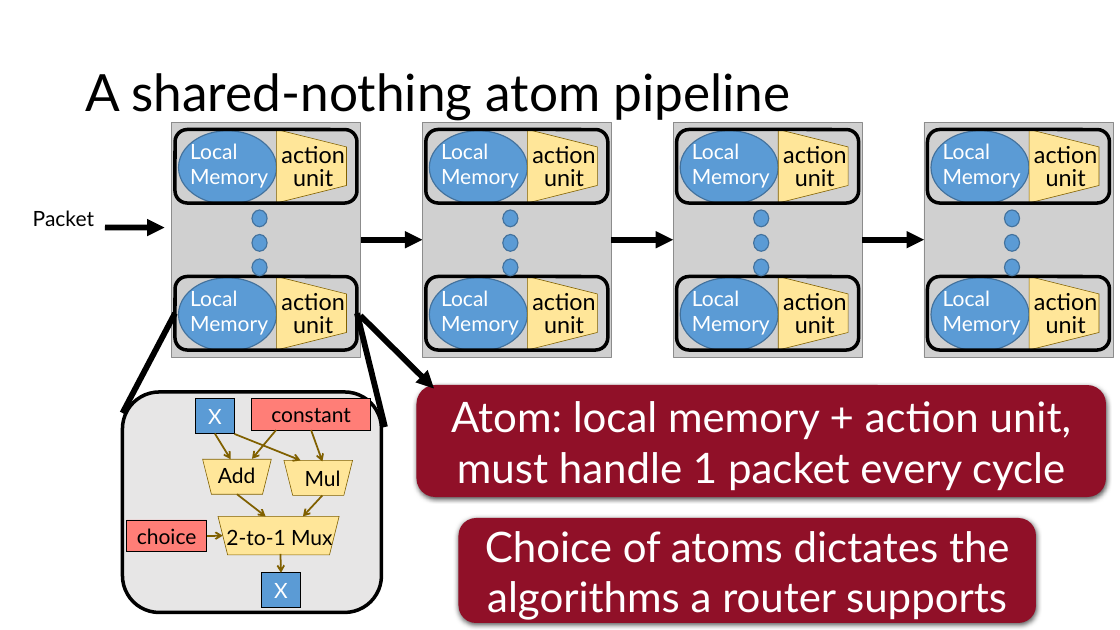
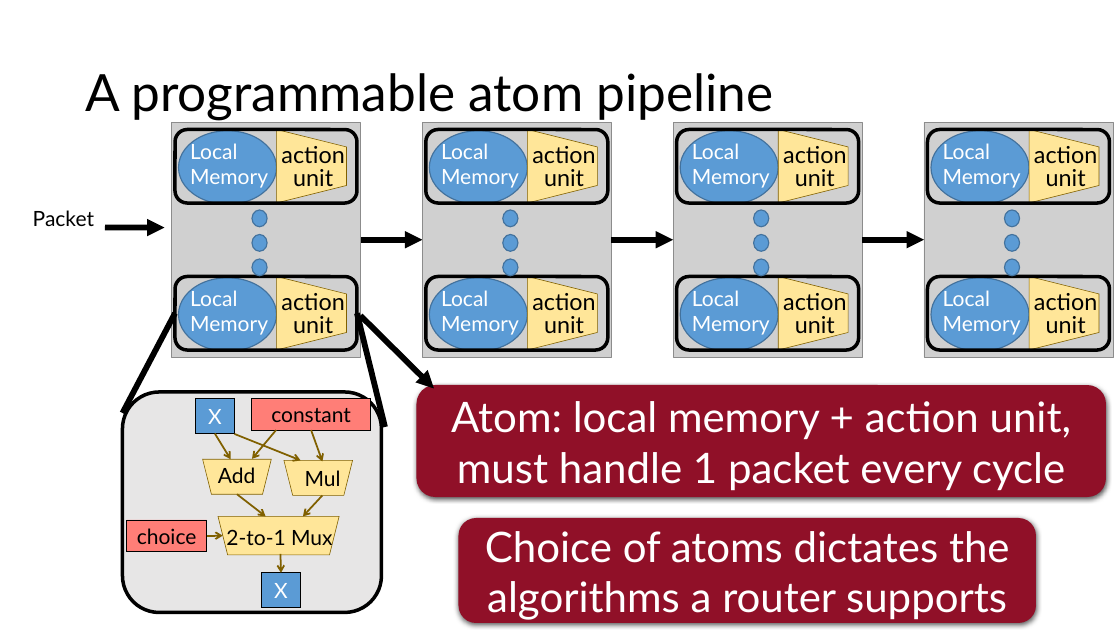
Before and after one commit to anirudhSK/pifo-domino-marple-ppts, a slide deck: slide 12 of combined_domino_pifo.pptx. Drawn at 1120x630 pixels with LibreOffice and Linux fonts; fonts in the diff are those of the drawing; grey boxes stand for pictures. Boxes give left, top, right and bottom in pixels: in the first picture for what was removed or moved away, otherwise in the second. Text is boxed around its words. In the diff, an @@ line names an element or a change of style, - is before the commit and + after.

```diff
--- a/combined_domino_pifo.pptx
+++ b/combined_domino_pifo.pptx
@@ title at (x1=85, y1=73, x2=773, y2=120): text changed @@
-A shared-nothing atom pipeline
+A programmable atom pipeline
```
Also in this commit, not shown: 4 other slides changed.
